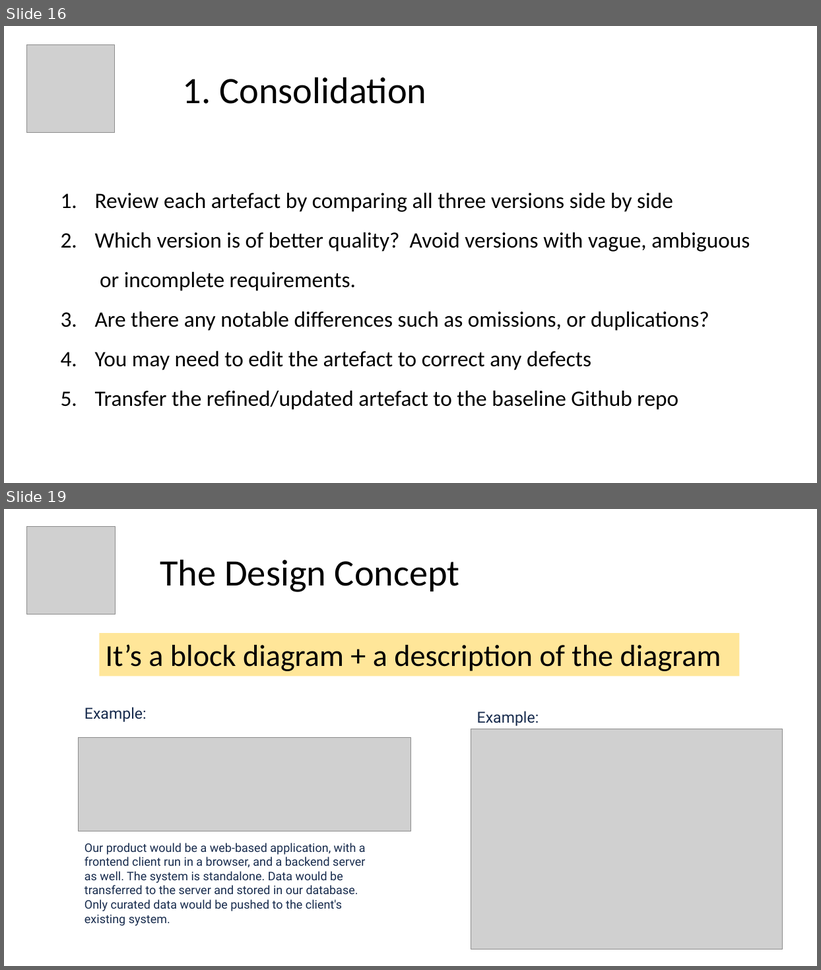
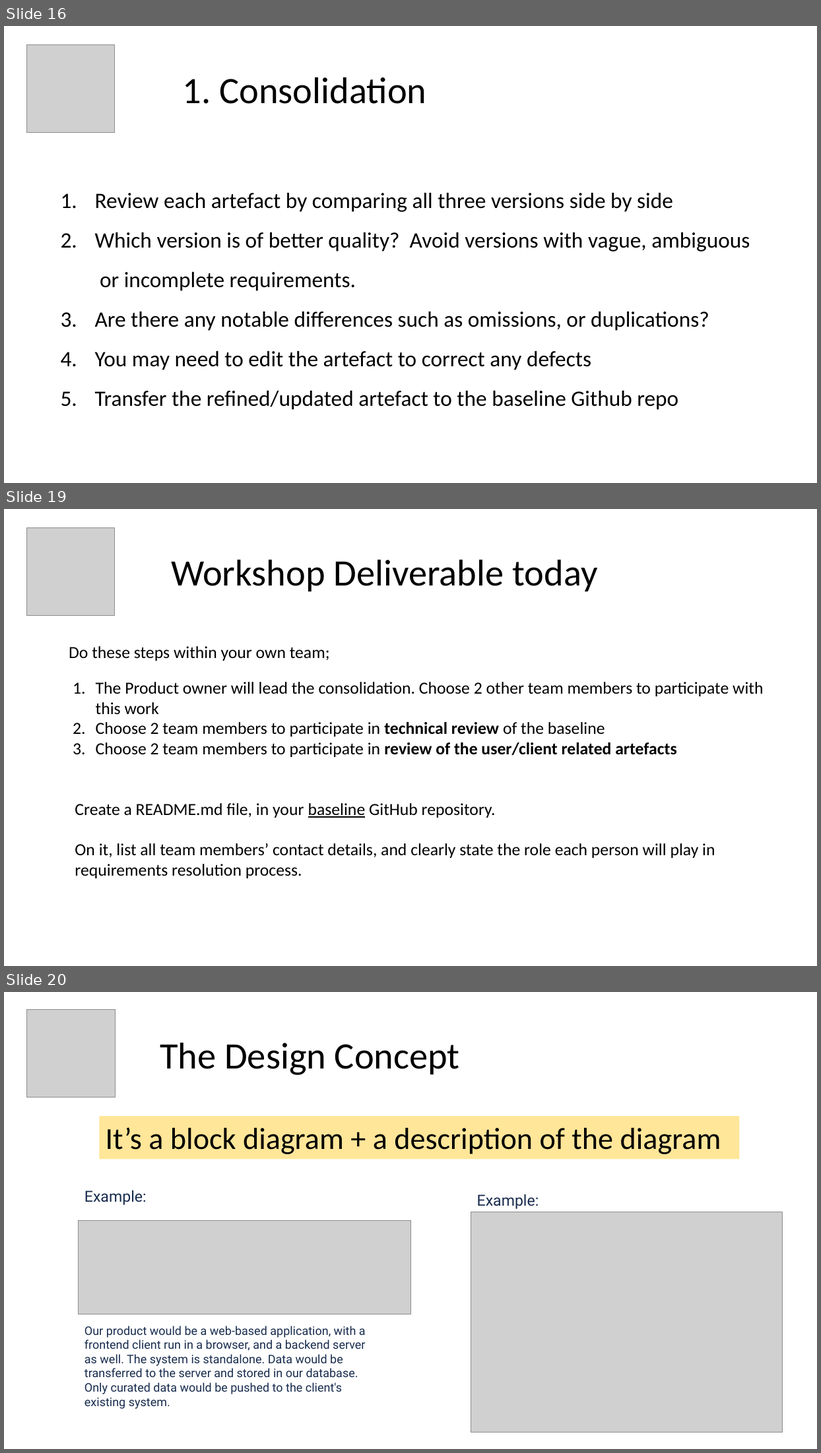
Before and after one commit to paulcalverley/paulcalverley, a slide deck: Week2_2025_DB.pptx. Shown one above the other, each under a label of ours: slides 16 and 19 before the commit, slides 16, 19 and 20 after it; the slides between them are not shown. The pictures are 821x970 and 821x1453 pixels, drawn with LibreOffice and Linux fonts; fonts in the diff are those of the drawing; grey boxes stand for pictures. Boxes give left, top, right and bottom in pixels: in the first picture for what was removed or moved away, otherwise in the second. Text is boxed around its words. In the diff, an @@ line names an element or a change of style, - is before the commit and + after.

```diff
--- a/Week2_2025_DB.pptx
+++ b/Week2_2025_DB.pptx
@@ slide 19 added at [4,509,817,966], background #FFFFFF @@
@@ picture added at [26,528,114,616] @@
@@ title added at [171,559,597,591], 44 pt, text #000000 @@
+Workshop Deliverable today
@@ text added at [69,646,330,661], 20 pt, text #000000 @@
+Do these steps within your own team;
@@ text added at [96,682,763,757], 20 pt, text #000000 @@
+1. The Product owner will lead the consolidation. Choose 2 other team members to participate with this work
+2. Choose 2 team members to participate in technical review of the baseline
+3. Choose 2 team members to participate in review of the user/client related artefacts
@@ text added at [75,803,715,879], 20 pt, text #000000 @@
+Create a README.md file, in your baseline GitHub repository.
+On it, list all team members’ contact details, and clearly state the role each person will play in requirements resolution process.
@@ what was slide 19 is now slide 20 @@
```
Also in this commit, not shown: 3 slides changed, 1 other file.
